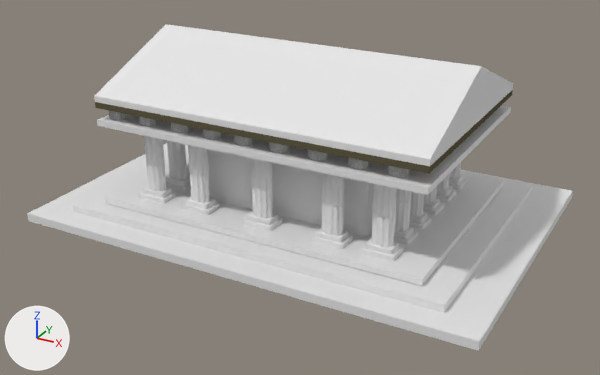
The Blender file working/subahu/Museum/Museum.blend, before and after one commit.
Both versions are drawn from a camera (50 mm lens) standing at (62.4, -117.2, 55.0) and looking at (0.7, -4.9, -1.2). Lighting does not change. The marker at lower left points along +X, +Y and +Z.
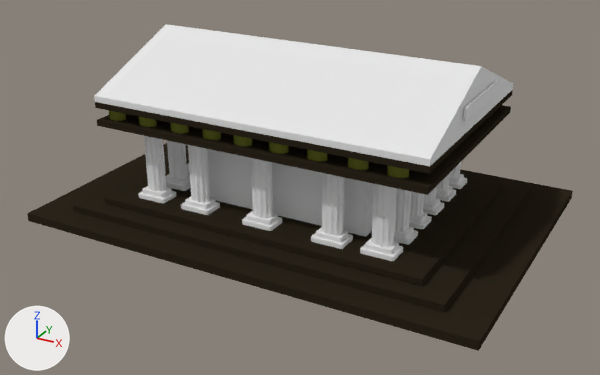
Pixel boxes [x1, y1, x2, y2] of what changed, in the pictures (600 x 375 px):
'Cube.002', recoloured (white to black)
    both: [27, 143, 573, 351]
'Cube.001', recoloured (white to black)
    both: [73, 145, 532, 312]
'Cube', recoloured
    both: [105, 153, 503, 286]
'Cube.003', recoloured
    both: [97, 105, 511, 195]
'Cylinder.009', recoloured (grey to yellow)
    both: [387, 166, 409, 178]

The change in detail:
Material 'steps' (mat_steps) is new.
Its base color is (0.0254, 0.0195, 0.0115) (brown #2c261c).
Material 'minipillars' (mat_minipillars) is new.
Its base color is (0.145, 0.163, 0.0224) (dark yellow #6a7029).
me_cylinder_008 has 64 vertices, 34 faces and spans x -1.0..1.0, y -1.0..1.0, z -1.0..1.0.
me_cylinder_008 no longer uses material mat_pillartex_jpeg (picture img_pillartex_jpeg).
me_cylinder_008 now uses material mat_minipillars (dark yellow #6a7029).
me_cube has 8 vertices, 6 faces and spans x -1.0..1.0, y -1.0..1.0, z -1.0..1.0.
me_cube now uses material mat_steps (brown #2c261c).
